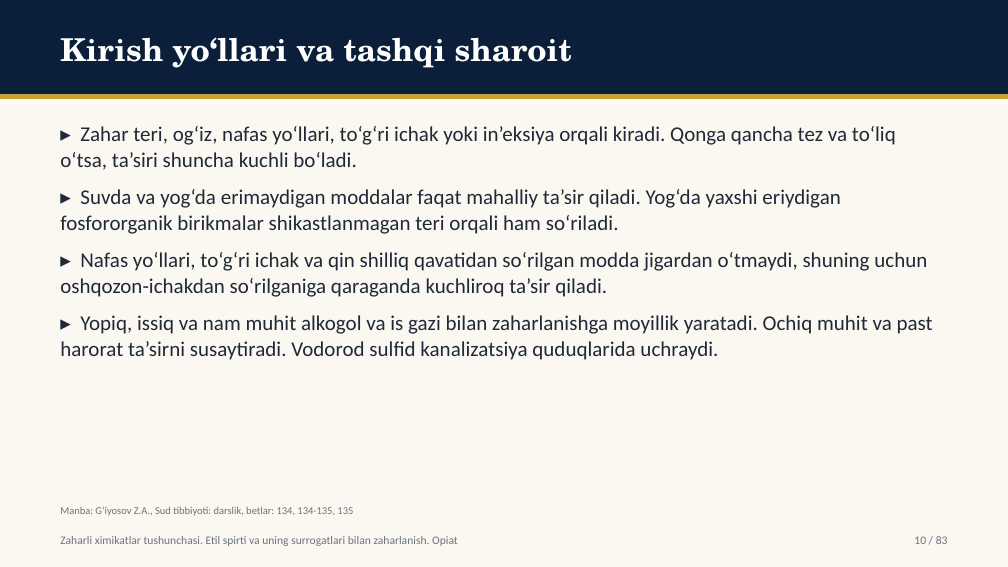
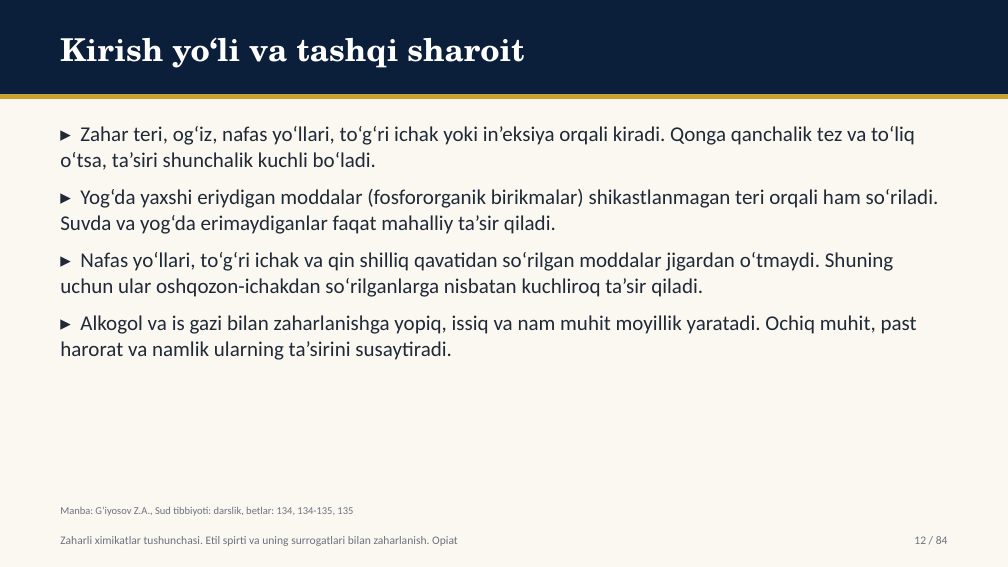
Before and after one commit to davlatsudekspert/forensic-expert, a slide deck: slide 12 of out/ktp26-u-29.pptx (slide 10 before the commit). Drawn at 1008x567 pixels with LibreOffice and Linux fonts; fonts in the diff are those of the drawing. Boxes give left, top, right and bottom in pixels: in the first picture for what was removed or moved away, otherwise in the second. Text is boxed around its words. In the diff, an @@ line names an element or a change of style, - is before the commit and + after.

```diff
--- a/out/ktp26-u-29.pptx
+++ b/out/ktp26-u-29.pptx
@@ text at box(60, 37, 524, 68): text changed @@
-Kirish yo‘llari va tashqi sharoit
+Kirish yo‘li va tashqi sharoit
@@ text at box(60, 126, 939, 360): text changed @@
-▸ Zahar teri, og‘iz, nafas yo‘llari, to‘g‘ri ichak yoki in’eksiya orqali kiradi. Qonga qancha tez va to‘liq o‘tsa, ta’siri shuncha kuchli bo‘ladi.
-▸ Suvda va yog‘da erimaydigan moddalar faqat mahalliy ta’sir qiladi. Yog‘da yaxshi eriydigan fosfororganik birikmalar shikastlanmagan teri orqali ham so‘riladi.
-▸ Nafas yo‘llari, to‘g‘ri ichak va qin shilliq qavatidan so‘rilgan modda jigardan o‘tmaydi, shuning uchun oshqozon-ichakdan so‘rilganiga qaraganda kuchliroq ta’sir qiladi.
-▸ Yopiq, issiq va nam muhit alkogol va is gazi bilan zaharlanishga moyillik yaratadi. Ochiq muhit va past harorat ta’sirni susaytiradi. Vodorod sulfid kanalizatsiya quduqlarida uchraydi.
+▸ Zahar teri, og‘iz, nafas yo‘llari, to‘g‘ri ichak yoki in’eksiya orqali kiradi. Qonga qanchalik tez va to‘liq o‘tsa, ta’siri shunchalik kuchli bo‘ladi.
+▸ Yog‘da yaxshi eriydigan moddalar (fosfororganik birikmalar) shikastlanmagan teri orqali ham so‘riladi. Suvda va yog‘da erimaydiganlar faqat mahalliy ta’sir qiladi.
+▸ Nafas yo‘llari, to‘g‘ri ichak va qin shilliq qavatidan so‘rilgan moddalar jigardan o‘tmaydi. Shuning uchun ular oshqozon-ichakdan so‘rilganlarga nisbatan kuchliroq ta’sir qiladi.
+▸ Alkogol va is gazi bilan zaharlanishga yopiq, issiq va nam muhit moyillik yaratadi. Ochiq muhit, past harorat va namlik ularning ta’sirini susaytiradi.
@@ text at box(914, 536, 948, 544): text changed @@
-10 / 83
+12 / 84
```
Also in this commit, not shown: 58 other slides changed, 23 slides added, 22 slides removed, 32 other files.
